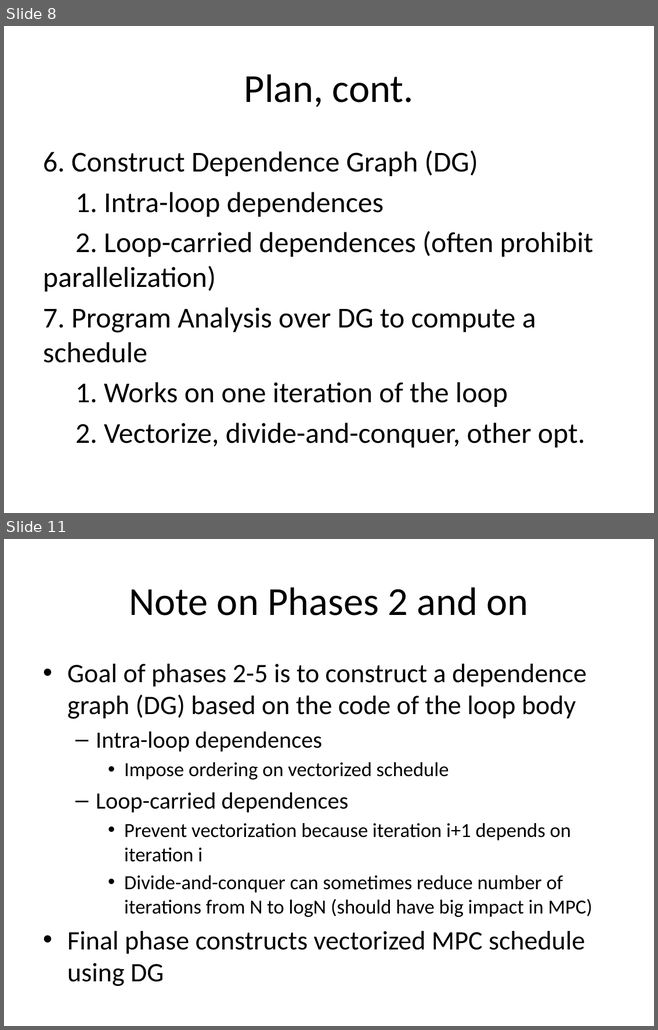
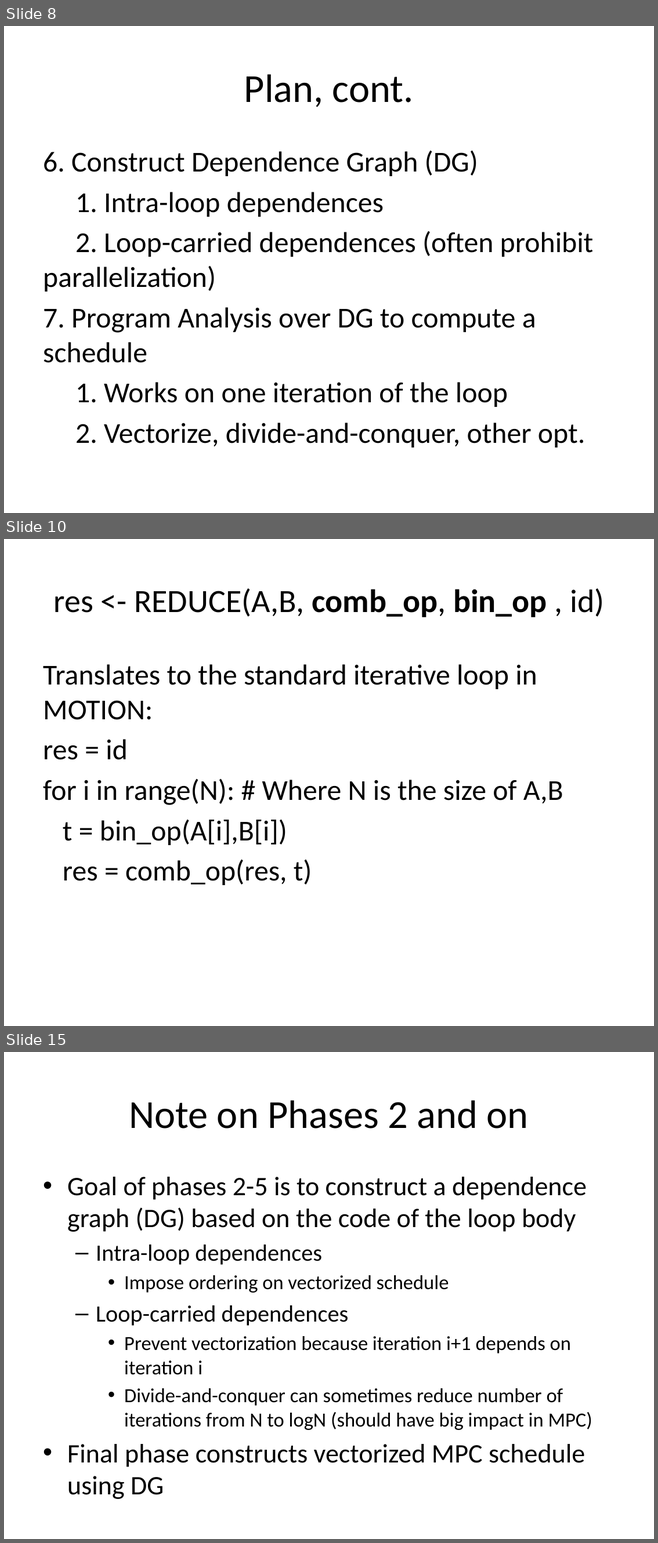
Before and after one commit to milana2/ParallelizationForMPC, a slide deck: MPC_Compiler_Misc_Notes.pptx. Shown one above the other, each under a label of ours: slides 8 and 11 before the commit, slides 8, 10 and 15 after it; the slides between them are not shown. The pictures are 658x1030 and 658x1543 pixels, drawn with LibreOffice and Linux fonts; fonts in the diff are those of the drawing. Boxes give left, top, right and bottom in pixels: in the first picture for what was removed or moved away, otherwise in the second. Text is boxed around its words. In the diff, an @@ line names an element or a change of style, - is before the commit and + after.

```diff
--- a/MPC_Compiler_Misc_Notes.pptx
+++ b/MPC_Compiler_Misc_Notes.pptx
@@ slide 10 added at bbox=[4, 539, 654, 1026], background #FFFFFF @@
@@ title added at bbox=[53, 588, 604, 617], 36 pt, text #000000 @@
+res <- REDUCE(A,B, comb_op, bin_op , id)
@@ text added at bbox=[43, 664, 563, 885], 32 pt, text #000000 @@
+Translates to the standard iterative loop in MOTION:
+res = id
+for i in range(N): # Where N is the size of A,B
+t = bin_op(A[i],B[i])
+res = comb_op(res, t)
@@ what was slide 11 is now slide 15 @@
```
Also in this commit, not shown: 6 slides changed, 6 other slides added.
